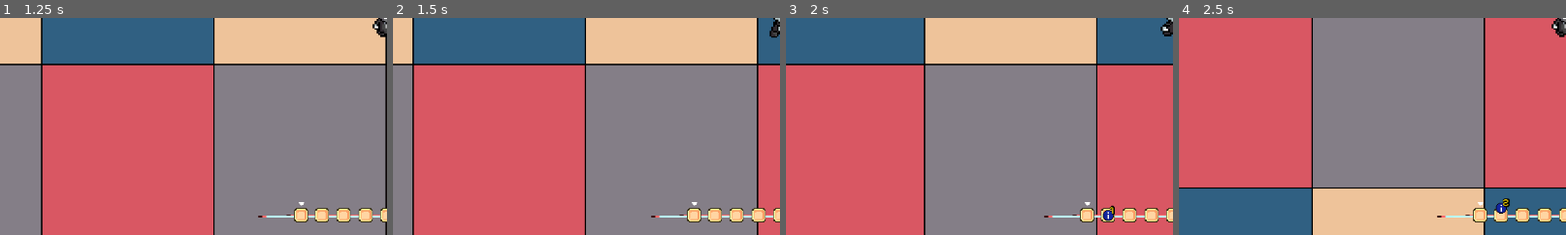
Above: before the commit, frames 1-4 (left to right).
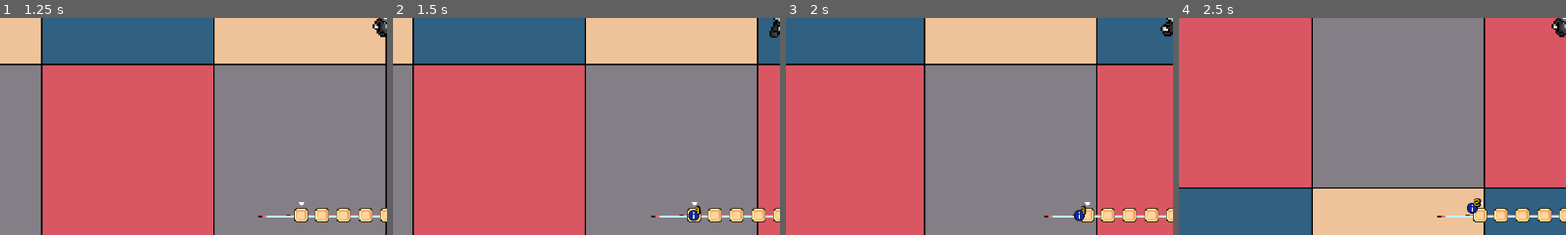
Above: after the commit, the same moments.

Repository: USV-GAM236-SPR24/Smog
Game: Godot game, scene res://scenes/game.tscn
The game is run twice, just before and just after one commit, with the same random seed, the same clock (stepped at 60 frames per second) and the same inputs.
Inputs (mouse positions are % of the whole screen's width and height, from its top left):
- Up to frame 1 (1.25 s): click (39, 96) at 0.52 s
- Up to frame 2 (1.5 s): tap Enter (ui_accept) at 1.25 s; move the mouse to (72, 45) at 1.27 s; hold D (right) from 1.28 s (still down); tap R at 1.35 s
- Up to frame 3 (2 s): keep holding D (right); tap Enter (ui_accept) at 1.52 s; tap T at 1.55 s
- Up to frame 4 (2.5 s): move the mouse to (30, 55) at 2.02 s; release D (right) at 2.03 s; hold S (down) from 2.03 s (still down); tap T at 2.1 s; tap Enter (ui_accept) at 2.27 s; tap R at 2.3 s
The pictures show only the part of the screen within x 0-50%, y 50-100%; the shares and areas given below are measured in that part.

Frame 1 is identical in both runs. In frame 2, 0.2% of the frame differs, in the area x 76-80%, y 86-94%; in frame 3, 0.3%; in frame 4, 0.4%, in the area x 74-86%, y 83-91%.

Commit message:
Cleaning stuff up
Removed/refactored some inefficient code to be more readable and less prone to errors.

Diff:
--- a/Smog/scripts/inventory.gd
+++ b/Smog/scripts/inventory.gd
@@ -35,8 +35,13 @@
 #list of inventory slots
 @onready var slots: Array = %GridContainer.get_children()
 
+
+#set first slot as selected
+func _ready() -> void:
+	slots[selected_panels_index].toggle_selected()
+
 ###  START TESTING
-# T - add one opium instance
+# R - add one opium instance
 # F - add three cigarette instances
 # G - example of using toggle() to toggle display of inventory
 # MWheelDown - move_selector_right()
@@ -72,7 +77,7 @@
 				num_swap(8)
 			KEY_9:
 				num_swap(9)
-		if event.keycode == KEY_T:
+		if event.keycode == KEY_R:
 			var item_instance = ConsumableFactory.create("opium")
 			add_item(item_instance)
 		elif event.keycode == KEY_F:
@@ -171,32 +176,14 @@
 		child_a.index = index_b
 		child_b.index = index_a
 
-		if child_a.selected:
+		if child_a.selected or child_b.selected:
+			child_a.toggle_selected()
 			child_b.toggle_selected()
-			child_a.toggle_selected()
-		elif child_b.selected:
-			child_b.toggle_selected()
-			child_a.toggle_selected()
 
 		%GridContainer.move_child(child_a, index_b)
 		%GridContainer.move_child(child_b, index_a)
 
 	slots = %GridContainer.get_children()
-
-
-#setup window size change signal and
-#set first slot as selected
-func _ready() -> void:
-	get_viewport().connect("size_changed", _on_window_resize)
-	slots[selected_panels_index].toggle_selected()
-	_on_window_resize()
-
-
-#center inventory on window resize
-func _on_window_resize() -> void:
-	pass
-	#var window_size: Vector2 = get_viewport().size
-	#position = Vector2(window_size.x / 2, window_size.y - 64)
 
 
 func _enter_tree() -> void:
--- a/Smog/scripts/player.gd
+++ b/Smog/scripts/player.gd
@@ -4,8 +4,6 @@
 var direction
 
 var SPEED = 160
-
-var reset_dir
 
 func _physics_process(_delta) -> void:
 	direction = Input.get_vector("left", "right", "up", "down")
